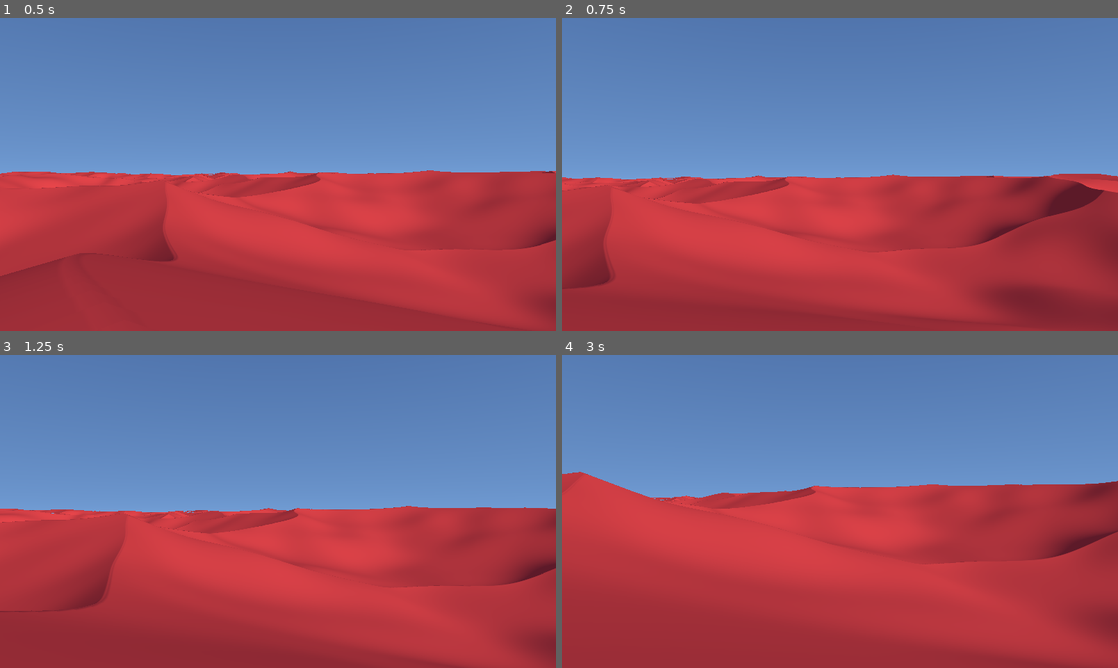
Above: before the commit, frames 1-4 (two rows, left to right).
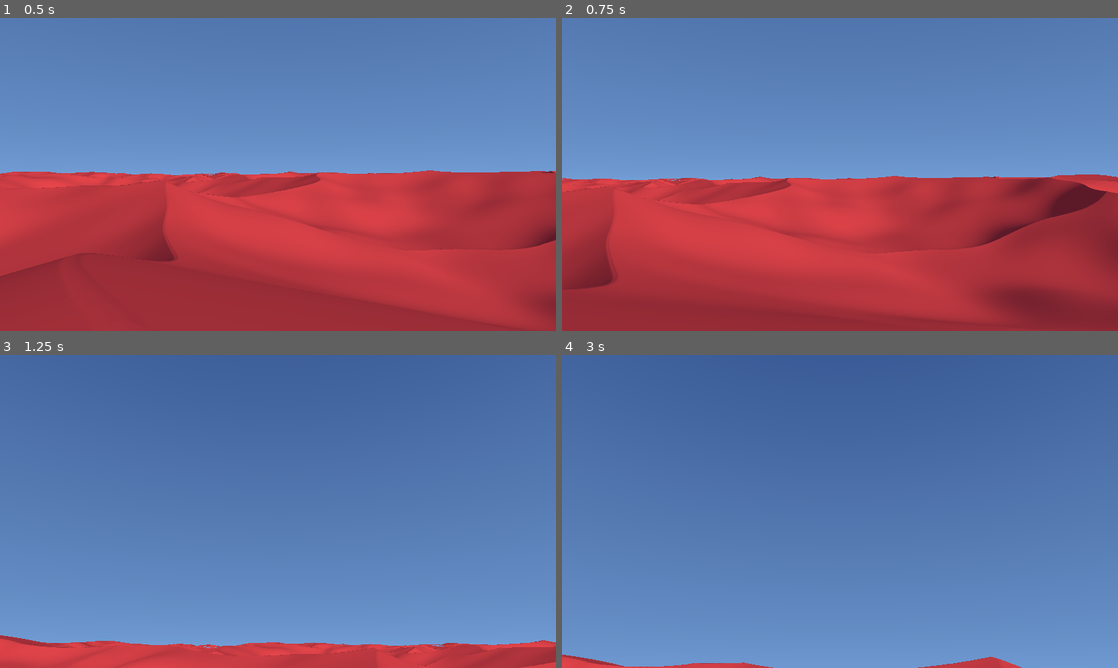
Above: after the commit, the same moments.

Repository: timo-eberl/realtime-graphics-exercises
Game: Godot game, scene res://scene.tscn
Two runs of this game, one before a commit and one after it. Both use one fixed random seed, a clock stepped at 60 frames per second and the inputs below.
Inputs (mouse positions are in pixels of both pictures, inside the frame that each line leads up to):
- Up to frame 1 (0.5 s): no input
- Up to frame 2 (0.75 s): tap Enter at 0.5 s; move the mouse to (867, 174) at 0.52 s; hold W (move_forward) from 0.53 s (still down); tap R at 0.6 s
- Up to frame 3 (1.25 s): keep holding W (move_forward)
- Up to frame 4 (3 s): keep holding W (move_forward); move the mouse to (812, 511) at 1.27 s; tap M at 1.35 s; move the mouse to (851, 505) at 2.02 s; tap N at 2.1 s; move the mouse to (834, 517) at 2.77 s; tap L at 2.85 s

Frame 1 is identical in both runs. In frame 2, 1.0% of the frame differs, in the area x 0-100%, y 49-87%; in frame 3, 67%; in frame 4, 99%, in the area x 0-100%, y 0-100%.

Commit message:
change rotation matrices to follow the right-hand rule

Diff:
--- a/project-2/src/scene.gd
+++ b/project-2/src/scene.gd
@@ -124,8 +124,8 @@
 		# compute movement updates
 		# elevation and azimuth are updated in _input
 		# update movement
-		var forward := Vector3(dsin(azimuth), 0.0, -dcos(azimuth))
-		var right   := Vector3(dcos(azimuth), 0.0, dsin(azimuth))
+		var forward := Vector3(dsin(-azimuth), 0.0, -dcos(-azimuth))
+		var right   := Vector3(dcos(-azimuth), 0.0, dsin(-azimuth))
 		var movement_update : Vector2 = movement_speed * delta * \
 			Input.get_vector("move_left","move_right","move_backward","move_forward")
 		var movement_update_y : float = movement_speed * delta * \
@@ -274,8 +274,8 @@
 		tween.set_parallel(true)
 
 	if event is InputEventMouseMotion:
-		azimuth = fmod(azimuth + mouse_look_speed * event.relative.x ,360.0);
-		elevation = elevation + mouse_look_speed * event.relative.y;
+		azimuth = fmod(azimuth - mouse_look_speed * event.relative.x ,360.0);
+		elevation = elevation - mouse_look_speed * event.relative.y;
 		elevation = clamp(elevation, MIN_ELEVATION, MAX_ELEVATION);
 
 	if event is InputEventKey and event.is_pressed():
Not shown, changed: project-2/src/inc/matrices.gdshaderinc
